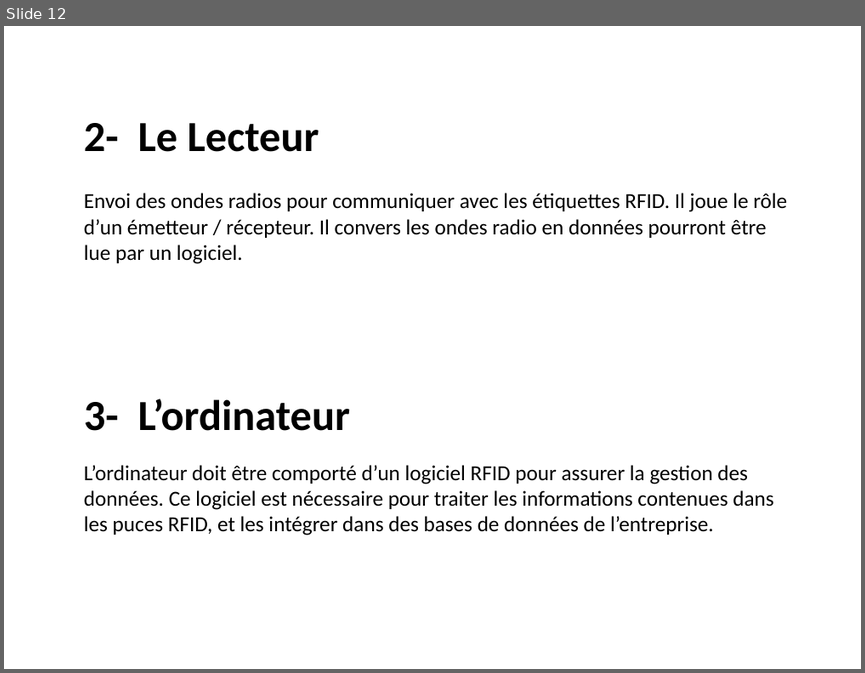
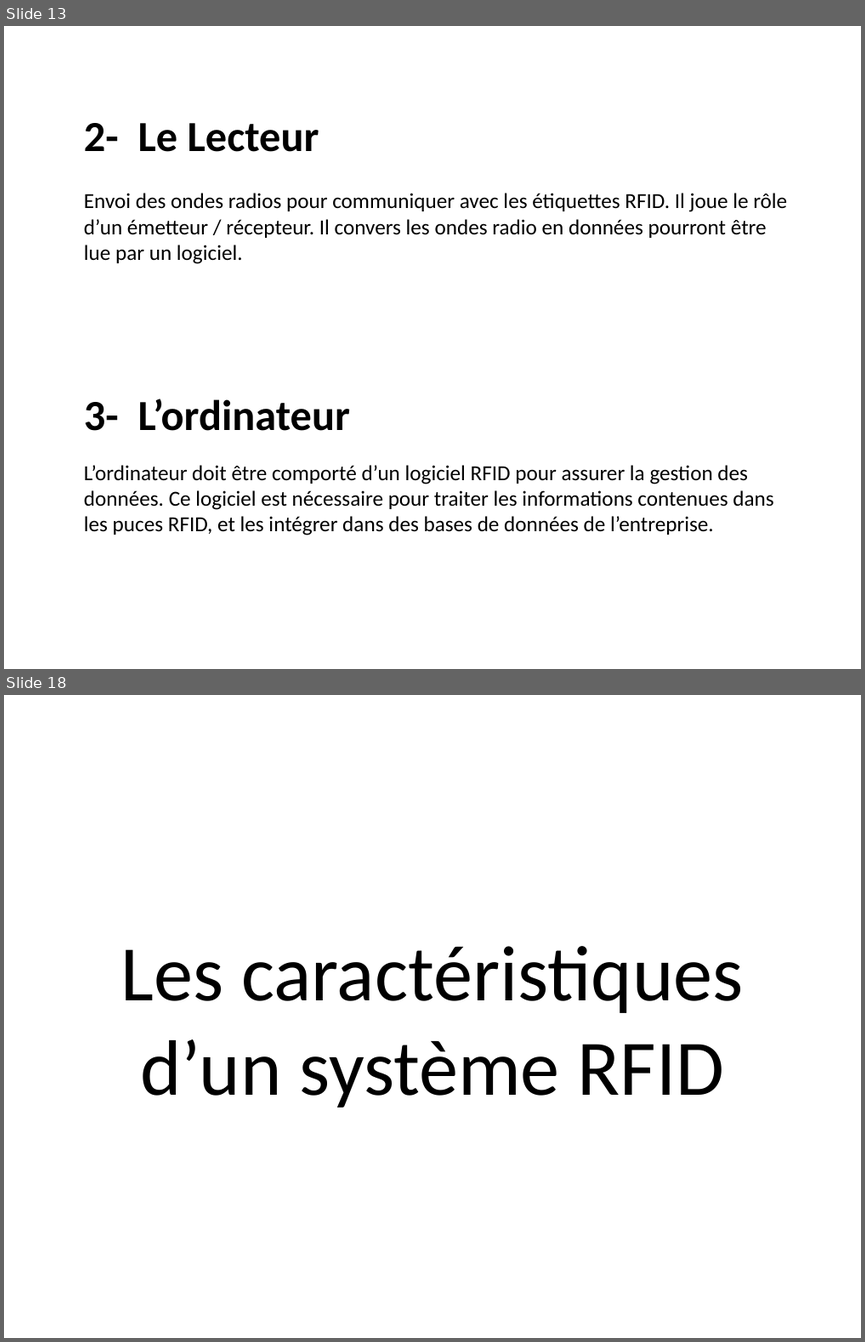
Before and after one commit to adeiry/RFID, a slide deck: RFID.pptx. Shown one above the other, each under a label of ours: slide 12 before the commit, slides 13 and 18 after it; the slides between them are not shown. The pictures are 865x673 and 865x1342 pixels, drawn with LibreOffice and Linux fonts; fonts in the diff are those of the drawing. Boxes give left, top, right and bottom in pixels: in the first picture for what was removed or moved away, otherwise in the second. Text is boxed around its words. In the diff, an @@ line names an element or a change of style, - is before the commit and + after.

```diff
--- a/RFID.pptx
+++ b/RFID.pptx
@@ slide 18 added at [4, 695, 861, 1338], background #FFFFFF @@
@@ title added at [120, 946, 744, 1107], 66 pt, text #000000 @@
+Les caractéristiques d’un système RFID
@@ what was slide 12 is now slide 13 @@
```
Also in this commit, not shown: 7 other slides added.
